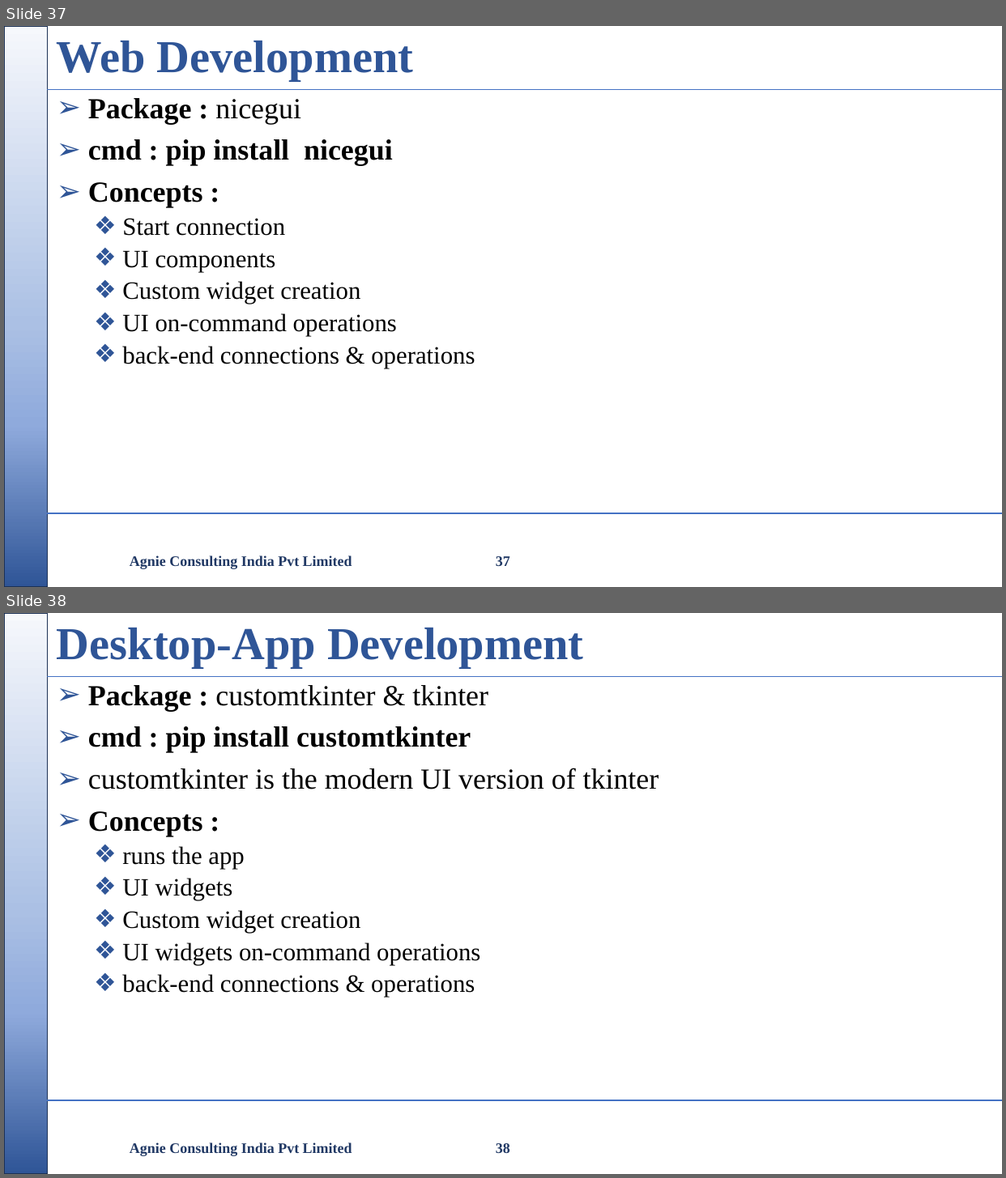
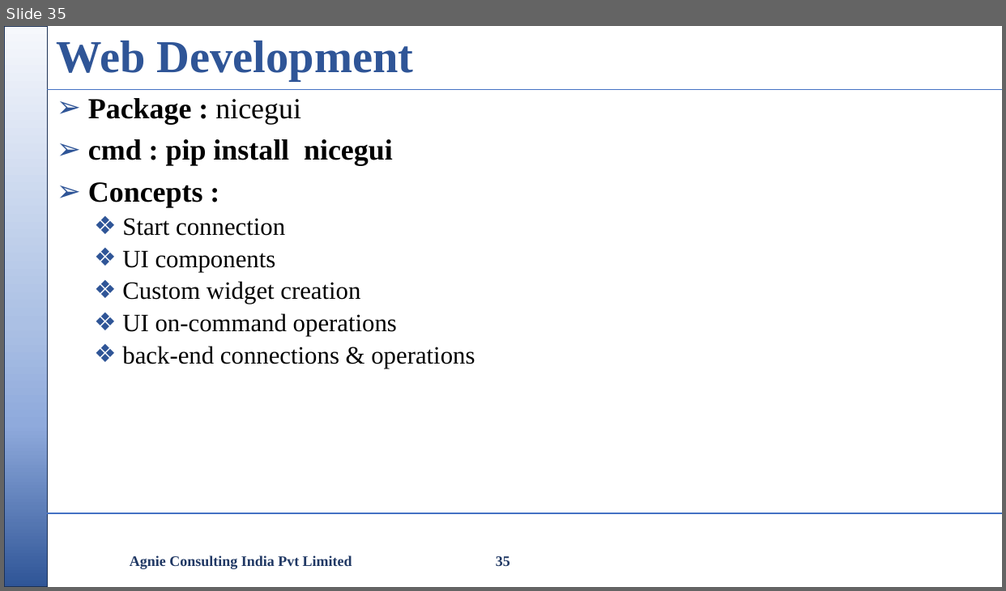
Before and after one commit to nikishdaniel1-del/Python-Cls, a slide deck: python class/Python Class.pptx. Shown one above the other, each under a label of ours: slides 37 and 38 before the commit, slide 35 after it. The pictures are 1006x1178 and 1006x591 pixels, drawn with LibreOffice and Linux fonts; fonts in the diff are those of the drawing; background and template pictures are left out. Boxes give left, top, right and bottom in pixels: in the first picture for what was removed or moved away, otherwise in the second. Text is boxed around its words. In the diff, an @@ line names an element or a change of style, - is before the commit and + after.

```diff
--- a/python class/Python Class.pptx
+++ b/python class/Python Class.pptx
@@ slide 38 removed at <box>4,613,1002,1174</box>, background #FFFFFF; not listed: 3 template elements that a slide beside it also shows @@
@@ title removed at <box>57,628,584,668</box> @@
-Desktop-App Development
@@ text removed at <box>88,685,659,997</box> @@
-➢ Package : customtkinter & tkinter
-➢ cmd : pip install customtkinter
-➢ customtkinter is the modern UI version of tkinter
-➢ Concepts :
-  ❖ runs the app
-  ❖ UI widgets
-  ❖ Custom widget creation
-  ❖ UI widgets on-command operations
-  ❖ back-end connections & operations
@@ text removed at <box>130,1143,352,1157</box> @@
-Agnie Consulting India Pvt Limited
@@ page number removed at <box>496,1144,510,1153</box> @@
-38
@@ what was slide 37 is now slide 35 @@
@@ page number at <box>496,557,510,566</box>: text changed @@
-37
+35
```
Also in this commit, not shown: 1 slide changed, 3 other slides removed, 1 other file.
